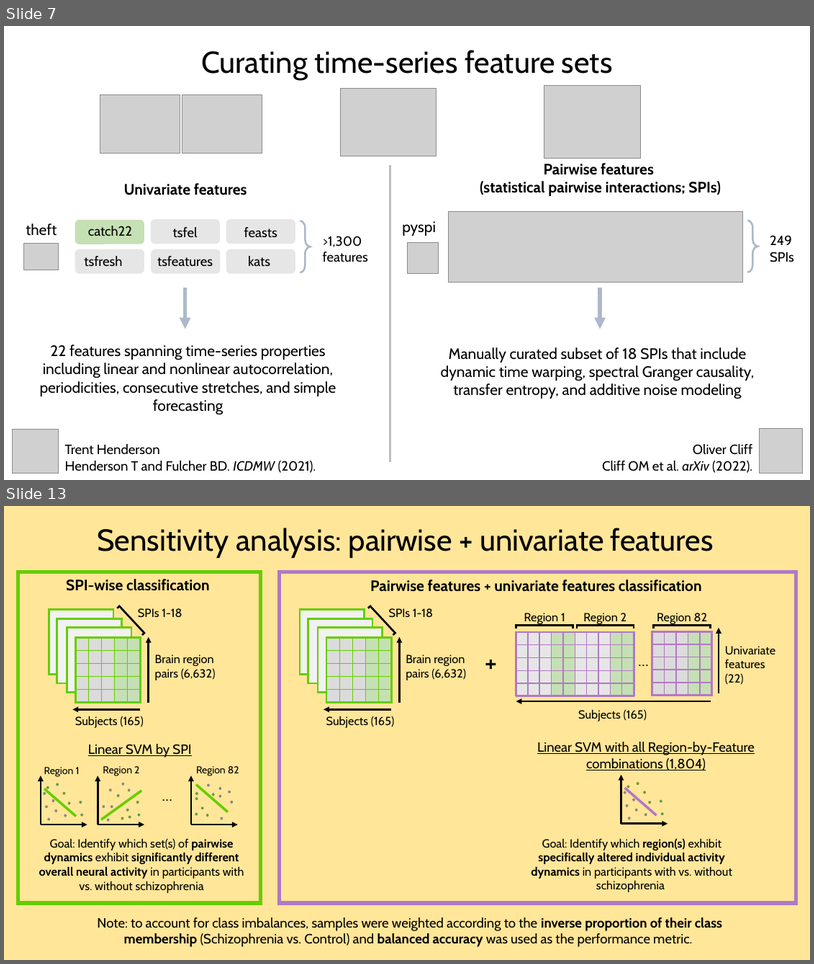
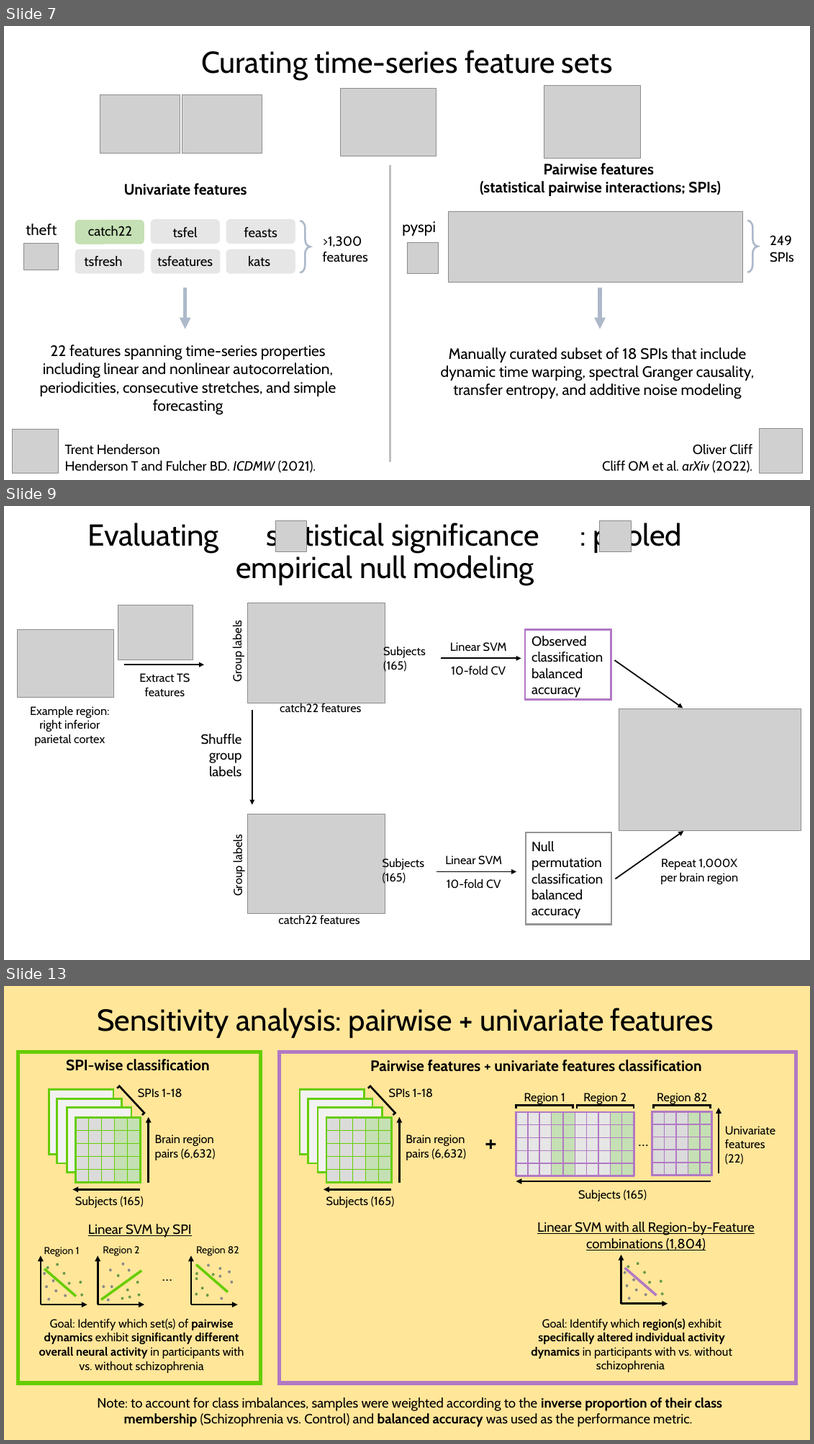
Before and after one commit to anniegbryant/CNS_2022, a slide deck: schizophrenia_classification_workshop/Workshop_Talk.pptx. Shown one above the other, each under a label of ours: slides 7 and 13 before the commit, slides 7, 9 and 13 after it; the slides between them are not shown. The pictures are 814x964 and 814x1444 pixels, drawn with LibreOffice and Linux fonts; fonts in the diff are those of the drawing; grey boxes stand for pictures. Boxes give left, top, right and bottom in pixels: in the first picture for what was removed or moved away, otherwise in the second. Text is boxed around its words. In the diff, an @@ line names an element or a change of style, - is before the commit and + after.

```diff
--- a/schizophrenia_classification_workshop/Workshop_Talk.pptx
+++ b/schizophrenia_classification_workshop/Workshop_Talk.pptx
@@ slide 9 added at box(4, 506, 810, 960), background #FFFFFF @@
@@ title added at box(236, 520, 539, 585), 36 pt, text #000000 @@
+Evaluating statistical significance : pooled empirical null modeling
@@ picture added at box(275, 520, 307, 552) @@
@@ picture added at box(600, 520, 631, 552) @@
@@ picture added at box(118, 605, 193, 659) @@
@@ picture added at box(248, 602, 386, 703) @@
@@ picture added at box(17, 629, 114, 698) @@
@@ text added at box(230, 623, 244, 682), 14 pt, text #000000 @@
+Group labels
@@ rectangle added at box(525, 629, 612, 700), outline #B179C4 2.25 pt @@
@@ text added at box(383, 646, 426, 673), 14 pt, text #000000 @@
+Subjects (165)
@@ text added at box(450, 642, 507, 651), 14 pt, text #000000 @@
+Linear SVM
@@ text added at box(532, 636, 603, 698), 16 pt, text #000000 @@
+Observed classification balanced accuracy
@@ arrow added from (124, 664) to (204, 664), #000000 1.5 pt @@
@@ text added at box(139, 673, 190, 696), 14 pt, text #000000 @@
+Extract TS features
@@ arrow added from (441, 659) to (521, 659), #000000 1.5 pt @@
@@ text added at box(451, 665, 507, 674), 14 pt, text #000000 @@
+10-fold CV
@@ arrow added from (615, 660) to (684, 708), #000000 1.5 pt @@
@@ text added at box(30, 705, 110, 746), 14 pt, text #000000 @@
+Example region: right inferior parietal cortex
@@ arrow added from (252, 709) to (252, 805), #000000 1.5 pt @@
@@ text added at box(280, 703, 362, 712), 14 pt, text #000000 @@
+catch22 features
@@ picture added at box(620, 708, 802, 830) @@
@@ text added at box(201, 734, 242, 777), 16 pt, text #000000 @@
+Shuffle group labels
@@ picture added at box(248, 814, 385, 914) @@
@@ text added at box(231, 837, 245, 896), 14 pt, text #000000 @@
+Group labels
@@ rectangle added at box(526, 832, 612, 924), outline #949494 2.25 pt @@
@@ text added at box(532, 841, 603, 919), 16 pt, text #000000 @@
+Null permutation classification balanced accuracy
@@ arrow added from (615, 879) to (684, 831), #000000 1.5 pt @@
@@ text added at box(383, 857, 425, 885), 14 pt, text #000000 @@
+Subjects (165)
@@ arrow added from (437, 871) to (517, 871), #000000 1.5 pt @@
@@ text added at box(445, 855, 502, 865), 14 pt, text #000000 @@
+Linear SVM
@@ text added at box(661, 858, 738, 884), 14 pt, text #000000 @@
+Repeat 1,000X per brain region
@@ text added at box(447, 878, 502, 888), 14 pt, text #000000 @@
+10-fold CV
@@ text added at box(278, 914, 360, 924), 14 pt, text #000000 @@
+catch22 features
```
Also in this commit, not shown: 6 slides changed, 1 slide removed, 4 other files.
